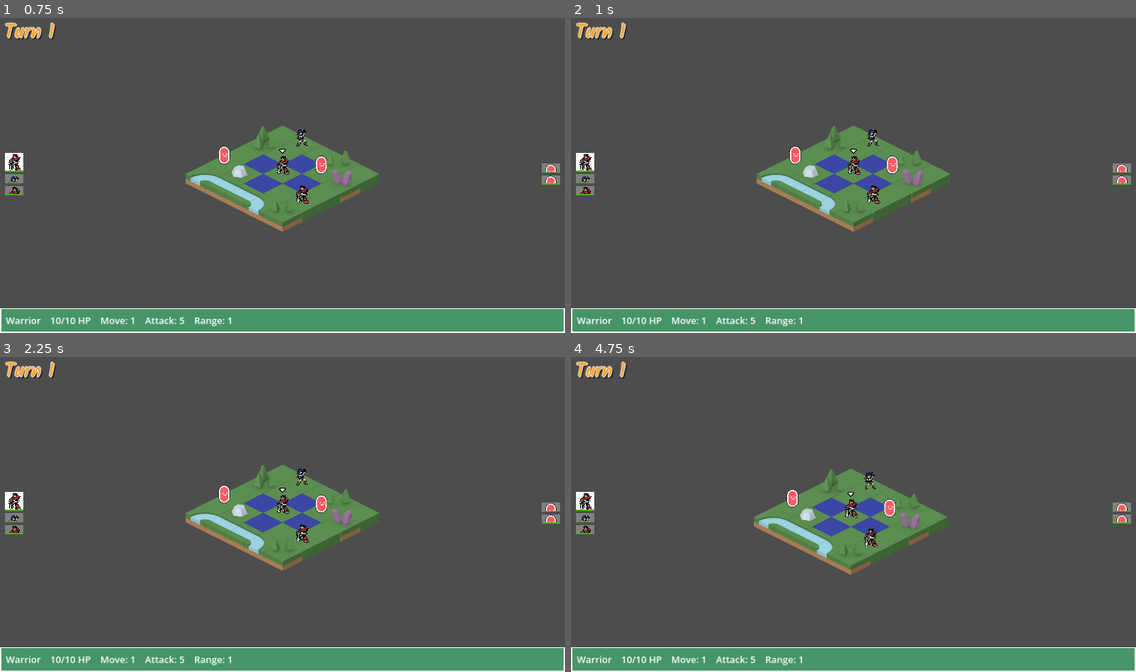
Above: before the commit, frames 1-4 (two rows, left to right).
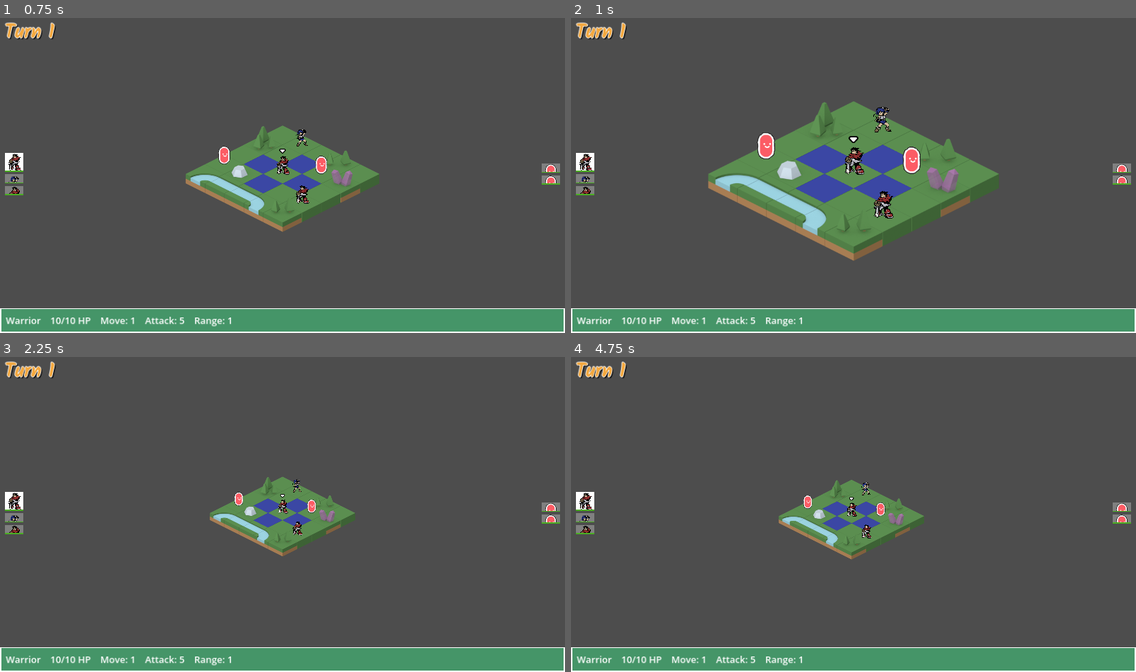
Above: after the commit, the same moments.

Repository: CreatedBySeb/godot-test
Game: Godot game, scene res://scenes/game.tscn
Same seed, same stepped clock (60 frames per second), same inputs: the game is played once before the commit and once after it.
Inputs (mouse positions are in pixels of both pictures, inside the frame that each line leads up to):
- Up to frame 1 (0.75 s): tap Enter at 0.5 s; move the mouse to (406, 159) at 0.52 s; click (406, 159) at 0.6 s
- Up to frame 2 (1 s): tap Mouse wheel up (zoom_in, bound only after the commit) at 0.8 s
- Up to frame 3 (2.25 s): tap Space at 1.25 s; move the mouse to (169, 530) at 1.27 s; tap Mouse wheel up (zoom_in, bound only after the commit) at 1.35 s; tap Mouse wheel down (zoom_out, bound only after the commit) at 1.55, 2.1 s; tap Enter at 2 s; move the mouse to (339, 442) at 2.02 s
- Up to frame 4 (4.75 s): click (910, 442) at 2.3 s; tap Space at 2.75 s; move the mouse to (825, 577) at 2.77 s; click (825, 577) at 2.85 s; tap Mouse wheel up (zoom_in, bound only after the commit) at 3.05 s; tap Enter at 3.5 s; move the mouse to (1023, 561) at 3.52 s; tap E (select_next_unit) at 3.6 s; tap Mouse wheel down (zoom_out, bound only after the commit) at 3.8 s; move the mouse to (684, 464) at 4.27 s; tap Q (select_prev_unit) at 4.35 s; click (684, 464) at 4.55 s

Frame 1 is identical in both runs. In frame 2, 11% of the frame differs, in the area x 24-76%, y 26-78%; in frame 3, 4.3%; in frame 4, 4.3%.

Commit message:
Add zooming to the camera

Diff:
--- a/project.godot
+++ b/project.godot
@@ -49,6 +49,18 @@
 "events": [Object(InputEventKey,"resource_local_to_scene":false,"resource_name":"","device":-1,"window_id":0,"alt_press …(182 unchanged characters)…
 ]
 }
+zoom_in={
+"deadzone": 0.5,
+"events": [Object(InputEventMouseButton,"resource_local_to_scene":false,"resource_name":"","device":-1,"window_id":0,"alt_pressed":false,"shift_pressed":false,"ctrl_pressed":false,"meta_pressed":false,"button_mask":0,"position":Vector2(0, 0),"global_position":Vector2(0, 0),"factor":1.0,"button_index":4,"canceled":false,"pressed":false,"double_click":false,"script":null)
+, Object(InputEventKey,"resource_local_to_scene":false,"resource_name":"","device":-1,"window_id":0,"alt_pressed":false,"shift_pressed":false,"ctrl_pressed":false,"meta_pressed":false,"pressed":false,"keycode":0,"physical_keycode":61,"key_label":0,"unicode":61,"echo":false,"script":null)
+]
+}
+zoom_out={
+"deadzone": 0.5,
+"events": [Object(InputEventMouseButton,"resource_local_to_scene":false,"resource_name":"","device":-1,"window_id":0,"alt_pressed":false,"shift_pressed":false,"ctrl_pressed":false,"meta_pressed":false,"button_mask":0,"position":Vector2(0, 0),"global_position":Vector2(0, 0),"factor":1.0,"button_index":5,"canceled":false,"pressed":false,"double_click":false,"script":null)
+, Object(InputEventKey,"resource_local_to_scene":false,"resource_name":"","device":-1,"window_id":0,"alt_pressed":false,"shift_pressed":false,"ctrl_pressed":false,"meta_pressed":false,"pressed":false,"keycode":0,"physical_keycode":45,"key_label":0,"unicode":45,"echo":false,"script":null)
+]
+}
 
 [rendering]
 
--- a/scripts/Camera.gd
+++ b/scripts/Camera.gd
@@ -1,16 +1,24 @@
 extends Camera2D
 class_name Camera
 
+const ZOOM_LEVELS = [Vector2(.75, .75), Vector2(1, 1), Vector2(1.5, 1.5)]
+
 @export var target: Node2D
 
-
-# Called when the node enters the scene tree for the first time.
-func _ready():
-	pass # Replace with function body.
+var zoom_level: int = 1
 
 
-# Called every frame. 'delta' is the elapsed time since the previous frame.
 func _process(delta):
 	if target:
 		position.x = target.position.x
 		position.y = target.position.y
+
+
+func incr_zoom():
+	zoom_level = clamp(zoom_level + 1, 0, len(ZOOM_LEVELS) - 1)
+	zoom = ZOOM_LEVELS[zoom_level]
+
+
+func decr_zoom():
+	zoom_level = clamp(zoom_level - 1, 0, len(ZOOM_LEVELS) - 1)
+	zoom = ZOOM_LEVELS[zoom_level]
--- a/scripts/GameManager.gd
+++ b/scripts/GameManager.gd
@@ -39,6 +39,11 @@
 		select_unit(selected_unit + 1)
 	elif Input.is_action_just_pressed("select_prev_unit"):
 		select_unit(selected_unit - 1)
+
+	if Input.is_action_just_pressed("zoom_in"):
+		camera.incr_zoom()
+	elif Input.is_action_just_pressed("zoom_out"):
+		camera.decr_zoom()
 
 	if Input.is_action_just_pressed("click"):
 		var unit = all_units[selected_unit]
